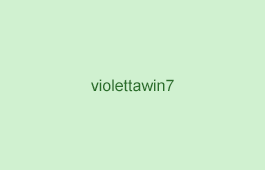
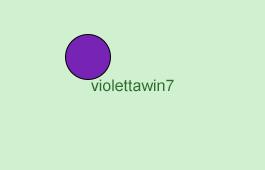
Before/after of a 265x170 layered artwork. What changed in the layer stack:
added layer "Еліпс 1" above "name" over [65, 34, 111, 80]
